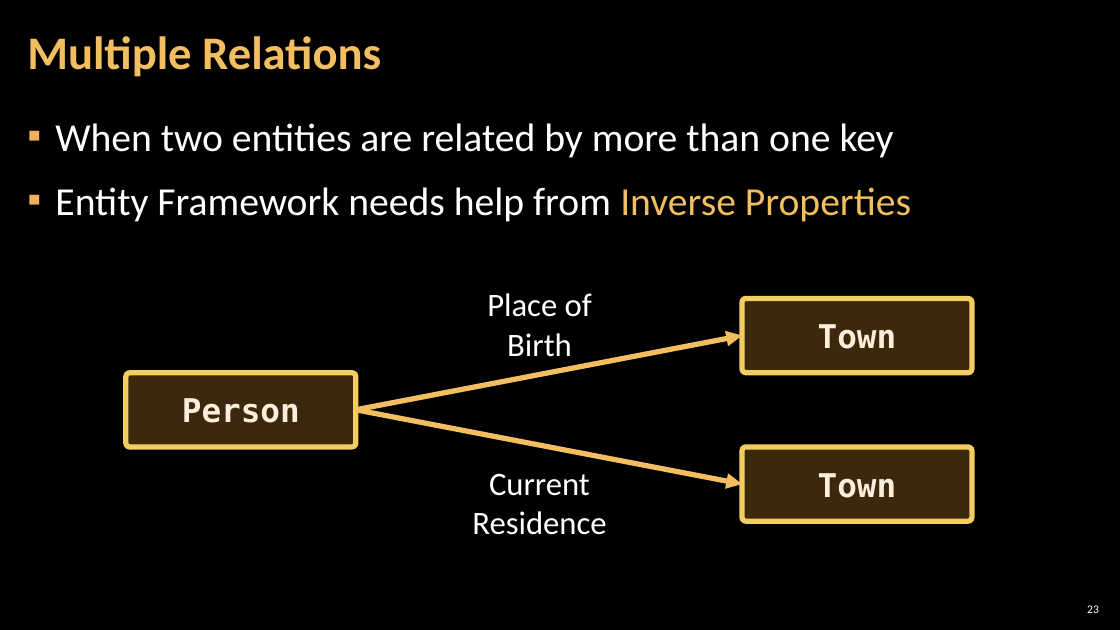
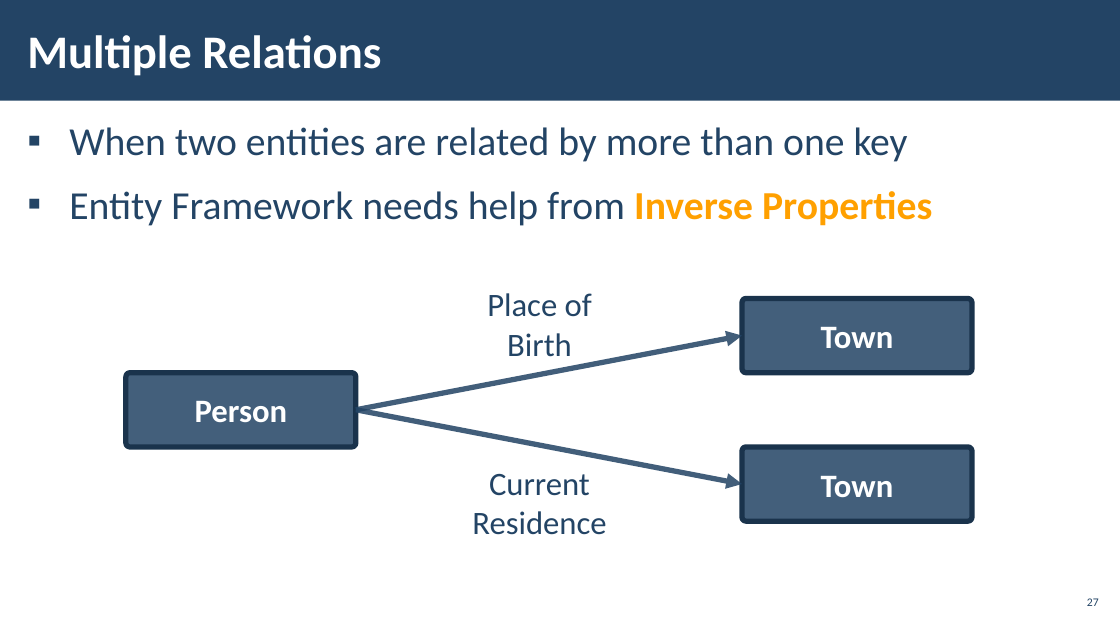
Before and after one commit to pirocorp/Databases-Advanced---Entity-Framework, a slide deck: slide 27 of 05. Entity Relations/05. DB-Advanced-EF-Core-Entity-Relations.pptx (slide 23 before the commit). Drawn at 1120x630 pixels with LibreOffice and Linux fonts; fonts in the diff are those of the drawing; background and template pictures are left out. Boxes give left, top, right and bottom in pixels: in the first picture for what was removed or moved away, otherwise in the second. Text is boxed around its words. In the diff, an @@ line names an element or a change of style, - is before the commit and + after.

```diff
--- a/05. Entity Relations/05. DB-Advanced-EF-Core-Entity-Relations.pptx
+++ b/05. Entity Relations/05. DB-Advanced-EF-Core-Entity-Relations.pptx
@@ rectangle added at (x1=0, y1=0, x2=1120, y2=101), fill #234465 @@
@@ title "Multiple Relations" at (x1=27, y1=35, x2=381, y2=76): text colour #F3BE60 to #FFFFFF; line spacing 0.9 to 1 @@
@@ text "When two entities are related ..." at (x1=69, y1=127, x2=932, y2=226): text colour #FFFFFF to #234465 in "When two entities are related by more ...", "Entity Framework needs help from"; text colour #F3BE60 to #FFA000, bold on in "Inverse Properties"; indent changed @@
@@ text "Place of Birth" at (x1=487, y1=293, x2=592, y2=357): text colour #FFFFFF to #234465 @@
@@ arrow (356, 410) - (742, 336): stroke #F3BE60 4.5 pt to #234465 4.5 pt @@
@@ font DejaVu Sans Mono to Calibri, text colour #FBEEDC to #FFFFFF; fill #F0A22E at 25% opacity to #234465 at 85% opacity; outline #F3CD60 4.5 pt to #1A334C 4.5 pt in 3 elements at (x1=742, y1=447, x2=972, y2=521), (x1=742, y1=298, x2=972, y2=372), (x1=126, y1=373, x2=356, y2=447) @@
@@ arrow (356, 410) - (742, 484): stroke #F3BE60 4.5 pt to #234465 4.5 pt @@
@@ text "Current Residence" at (x1=472, y1=474, x2=606, y2=535): text colour #FFFFFF to #234465 @@
@@ page number added at (x1=1087, y1=598, x2=1099, y2=606), 10 pt, text #234465 @@
+27
@@ page number removed at (x1=1087, y1=605, x2=1099, y2=613) @@
-23
```
Also in this commit, not shown: 27 other slides changed, 27 slides added, 3 slides removed.
